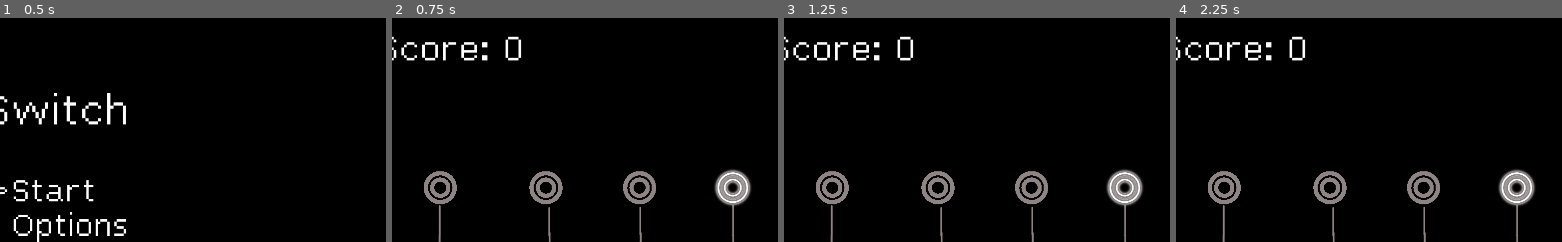
Above: before the commit, frames 1-4 (left to right).
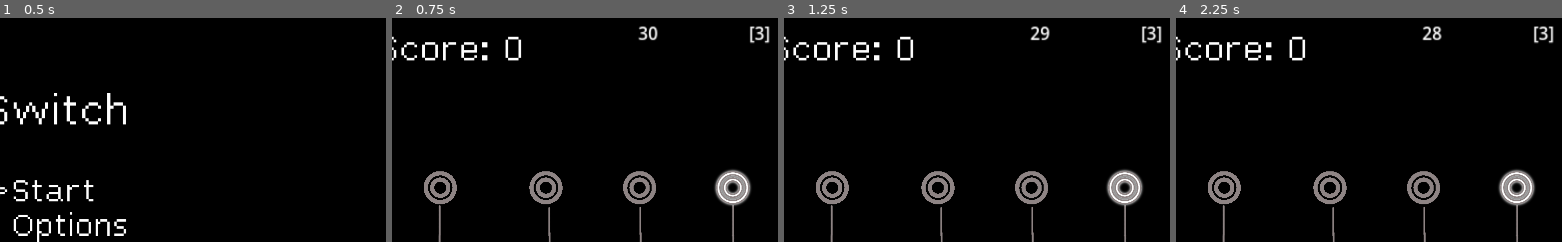
Above: after the commit, the same moments.

Repository: DragonCat4012/Switch
Game: Godot game, scene res://menu.tscn
Two runs of this game, one before a commit and one after it. Both use one fixed random seed, a clock stepped at 60 frames per second and the inputs below.
Inputs (mouse positions are % of the whole screen's width and height, from its top left):
- Up to frame 1 (0.5 s): no input
- Up to frame 2 (0.75 s): tap Enter (ui_accept) at 0.5 s; move the mouse to (71, 45) at 0.52 s; hold Up (ui_up) from 0.53 s (still down); click (71, 45) at 0.67 s
- Up to frame 3 (1.25 s): keep holding Up (ui_up); tap Enter (ui_accept) at 0.77 s
- Up to frame 4 (2.25 s): move the mouse to (28, 55) at 1.27 s; release Up (ui_up) at 1.28 s; hold Down (ui_down) 1.28-2.03 s; tap Enter (ui_accept) at 1.52, 2 s; move the mouse to (59, 28) at 2.02 s; hold Up (ui_up) from 2.03 s (still down)
The pictures show only the part of the screen within x 40-90%, y 2-51%; the shares and areas given below are measured in that part.

Frame 1 is identical in both runs. In frame 2, 0.5% of the frame differs, in the area x 63-98%, y 3-12%; in frame 3, 0.5%; in frame 4, 0.5%.

Commit message:
Add Timer

Diff:
--- a/game.gd
+++ b/game.gd
@@ -16,12 +16,14 @@
 @onready var numberLabel = $CenterContainer/VBoxContainer/NumberLabel
 @onready var numberPreviewLabel = $CenterContainer/VBoxContainer/NumberPreview
 @onready var scoreLabel = $CenterContainer2/ScoreLabel
-
-# Audiol
+@onready var mapLabel = $CenterContainer3/HBoxContainer/MapLabel
+
+# Audio
 @onready var audioPlayer = $"AudioStreamPlayer"
 
 # Map
 @onready var mapObject = $MarginContainer/Map
+@onready var timerLabel = $CenterContainer3/HBoxContainer/TimerLabel
 var mapRessources = ["res://Sprites/Maps/map_0.PNG","res://Sprites/Maps/map_1.PNG","res://Sprites/Maps/map_2.PNG"]
 var mapIndex = 0
 
@@ -31,7 +33,9 @@
 var smallEndian = false
 
 # General
+var timerLeft = 0
 var score = 0
+var timer = Timer.new()
 
 var map_dict = { # key=switch, value=lamp
 	0: {
@@ -69,12 +73,21 @@
 func _ready():
 	loadOptions()
 	scoreLabel.text = "Score: 0"
+
+	add_child(timer)
+	timer.connect("timeout", _on_timer_timeout)
+
 	_init_game()
+
+func _on_timer_timeout():
+	print("ayyyy") # TODO: return to main screen or smth
+	timer.stop()
 
 # Called every frame. 'delta' is the elapsed time since the previous frame.
 func _process(delta):
 	if Input.is_action_just_pressed("ui_cancel"):
 		get_tree().change_scene_to_file("res://menu.tscn")
+	timerLabel.text = str(round(timer.time_left))
 
 func loadOptions():
 	if FileAccess.file_exists((File_name)):
@@ -98,7 +111,10 @@
 		smallEndian = randi()% 2 == 0
 	else:
 		smallEndian = false
+
 	updateEndian()
+	timer.wait_time = 30
+	timer.start()
 
 func updateEndian():
 	if smallEndian:
@@ -181,3 +197,12 @@
 func setupt_map():
 	mapIndex = randi_range(0, len(mapRessources)-1)
 	mapObject.texture = load(mapRessources[mapIndex])
+	mapLabel.text = "["+str(mapIndex+1)+"]"
+
+# Timer
+func resetTimer():
+	score = 0
+	timerLeft = 0
+
+func startTimer():
+	timerLeft = 50
--- a/game.tscn
+++ b/game.tscn
@@ -195,3 +195,22 @@
 theme_override_fonts/font = ExtResource("2_q8ujg")
 theme_override_font_sizes/font_size = 80
 text = "<"
+
+[node name="CenterContainer3" type="CenterContainer" parent="."]
+offset_left = 1404.0
+offset_right = 1604.0
+offset_bottom = 40.0
+scale = Vector2(2.56, 2.68)
+
+[node name="HBoxContainer" type="HBoxContainer" parent="CenterContainer3"]
+custom_minimum_size = Vector2(200, 0)
+layout_mode = 2
+
+[node name="TimerLabel" type="Label" parent="CenterContainer3/HBoxContainer"]
+custom_minimum_size = Vector2(100, 0)
+layout_mode = 2
+text = "uwu"
+
+[node name="MapLabel" type="Label" parent="CenterContainer3/HBoxContainer"]
+layout_mode = 2
+text = "[ ]"
